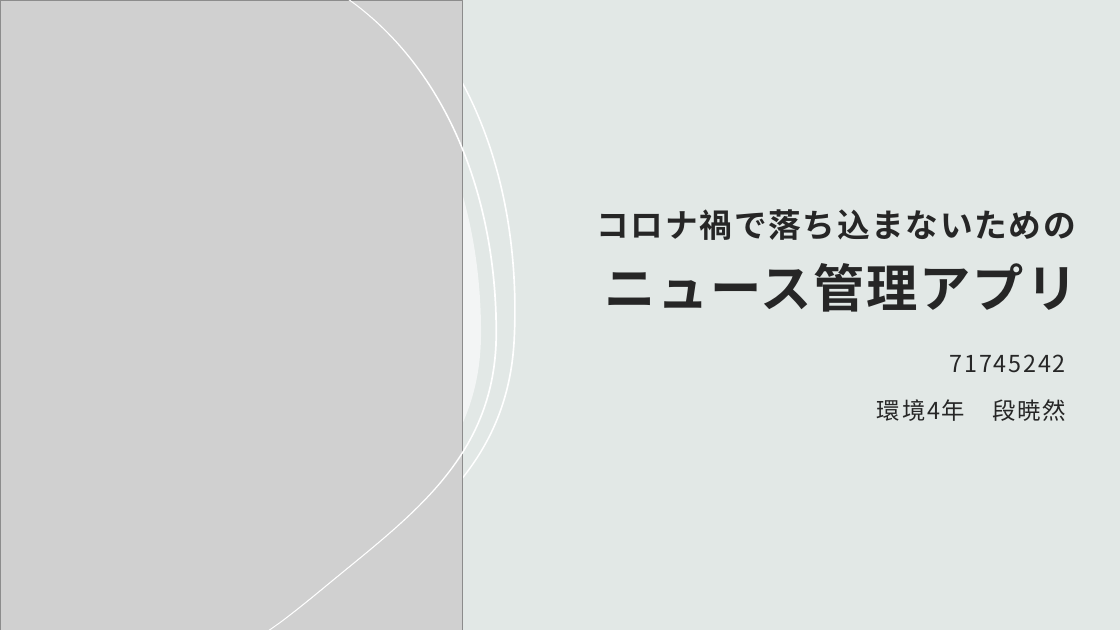
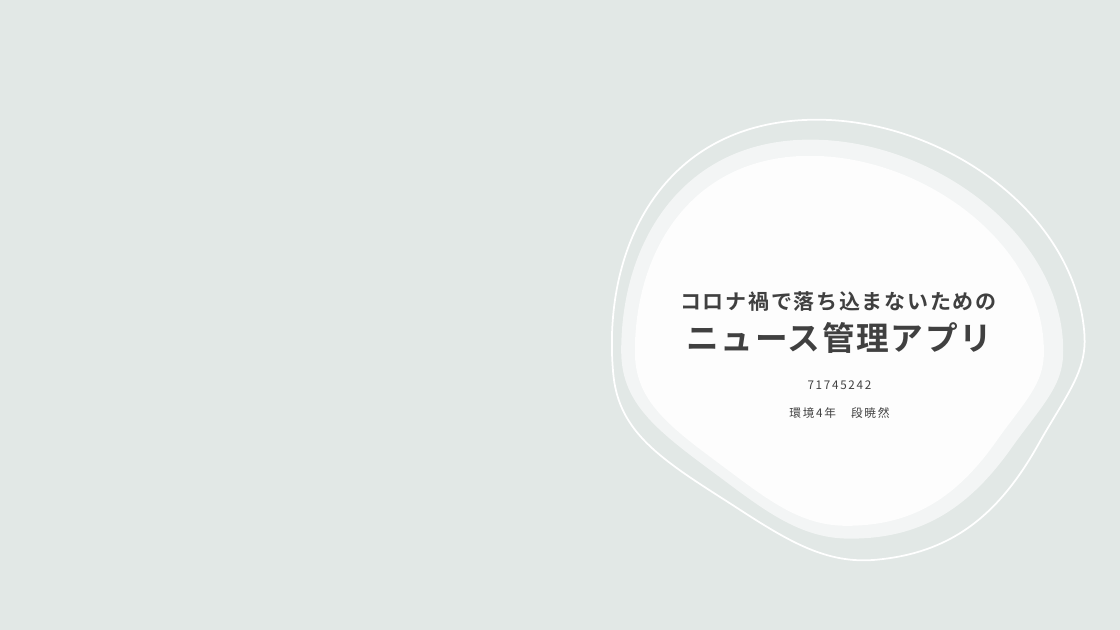
Before and after one commit to ShozenD/DADText2020, a slide deck: slide 1 of DADText Slides.pptx. Drawn at 1120x630 pixels with LibreOffice and Linux fonts; fonts in the diff are those of the drawing; grey boxes stand for pictures; background and template pictures are left out. Boxes give left, top, right and bottom in pixels: in the first picture for what was removed or moved away, otherwise in the second. Text is boxed around its words. In the diff, an @@ line names an element or a change of style, - is before the commit and + after.

```diff
--- a/DADText Slides.pptx
+++ b/DADText Slides.pptx
@@ picture removed at [0, 0, 462, 630] @@
@@ freeform shape removed at [3, 0, 481, 630] @@
@@ freeform shape removed at [269, 0, 497, 630] @@
@@ freeform shape removed at [283, 0, 516, 630] @@
@@ freeform shape added at [593, 97, 1103, 581], outline #FFFFFF 1.5 pt @@
@@ freeform shape added at [622, 139, 1064, 539], fill #FFFFFF at 60% opacity @@
@@ freeform shape added at [635, 155, 1044, 526], fill #FFFFFF at 85% opacity @@
@@ title "コロナ禍で落ち込まないための ニュース管理アプリ": place and size @@
-title "コロナ禍で落ち込まないための ニュース管理アプリ" at [597, 209, 1077, 312]
+title "コロナ禍で落ち込まないための ニュース管理アプリ" at [680, 291, 996, 353]
@@ title "コロナ禍で落ち込まないための ニュース管理アプリ" at [680, 291, 996, 353]: size 28 to 18 pt in "コロナ禍で落ち込まないための"; size 44 to 28 pt in "ニュース管理アプリ"; text colour #262626 to #404040; alignment right to centre; line spacing 1.2 to 1.1 @@
@@ subtitle "71745242": place and size @@
-subtitle "71745242" at [877, 354, 1066, 421]
+subtitle "71745242" at [789, 380, 889, 418]
@@ subtitle "71745242" at [789, 380, 889, 418]: size 20 to 10 pt, text colour #262626 to #404040; alignment right to centre; line spacing 1.3 to 1.2 @@
```
Also in this commit, not shown: 2 other slides changed, 2 slides added, 1 slide removed, 22 other files.
